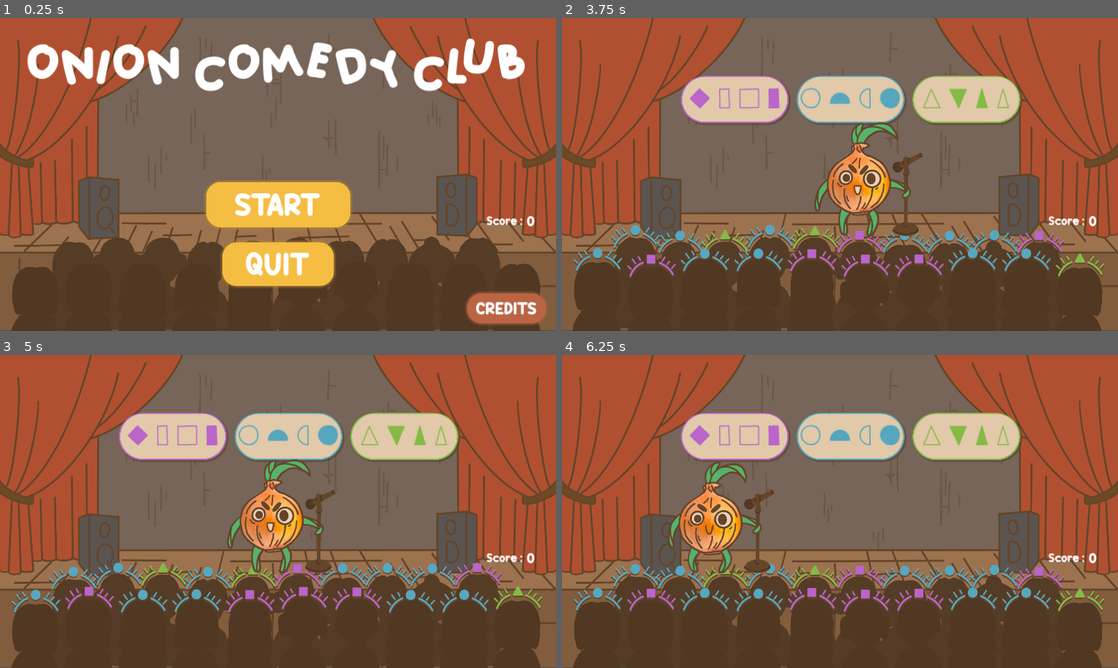
Above: before the commit, frames 1-4 (two rows, left to right).
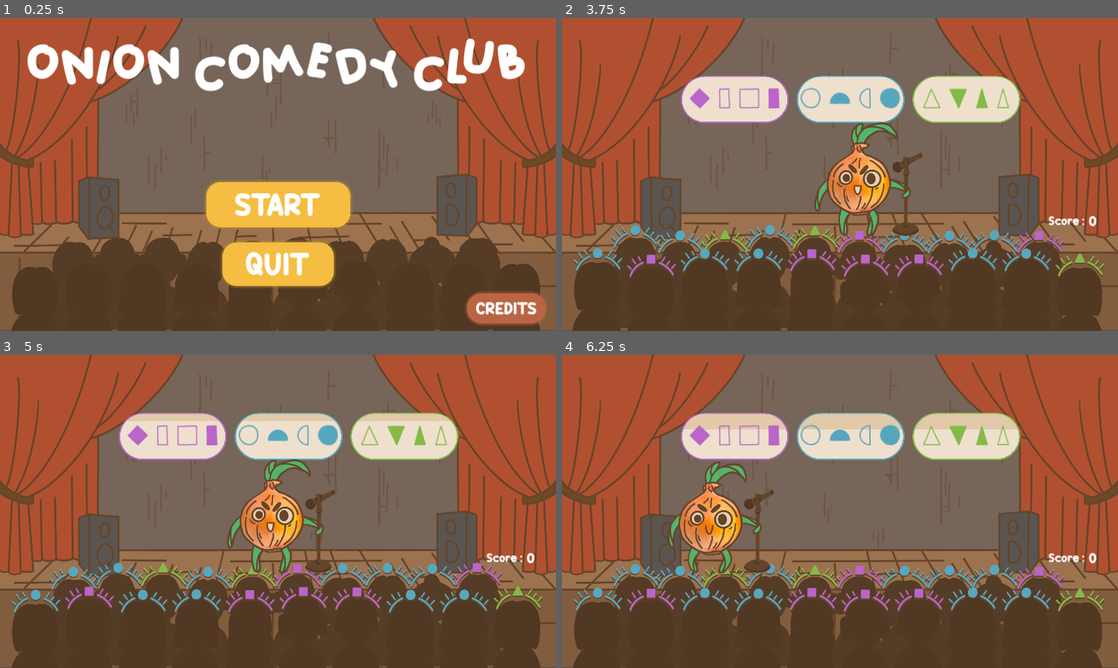
Above: after the commit, the same moments.

Repository: IridescenceFR/GlobalGameJam2024
Game: Godot game, scene res://Scenes/Main.tscn
Two runs of this game, one before a commit and one after it. Both use one fixed random seed, a clock stepped at 60 frames per second and the inputs below.
Inputs:
- Up to frame 1 (0.25 s): no input
- Up to frame 2 (3.75 s): click "START" at 0.5 s; hold Right (move_right) 1.28-2.03 s; hold Left (move_left) 2.03-2.78 s; hold Right (move_right) from 2.78 s (still down)
- Up to frame 3 (5 s): release Right (move_right) at 4.28 s; hold Left (move_left) from 4.28 s (still down)
- Up to frame 4 (6.25 s): keep holding Left (move_left)

The runs differ from the first frame. In frame 1, 0.2% of the frame differs, in the area x 87-97%, y 63-67%; in frame 2, 6.4%, in the area x 21-83%, y 18-34%; in frame 3, 5.4%; in frame 4, 4.1%.

Commit message:
EG:code: exports et chargement

Diff:
--- a/Scenes/bubble.tscn
+++ b/Scenes/bubble.tscn
@@ -1,11 +1,11 @@
-[gd_scene load_steps=6 format=3 uid="uid://ckjq0ruu3ovpt"]
+[gd_scene load_steps=9 format=3 uid="uid://ckjq0ruu3ovpt"]
 
 [ext_resource type="FontFile" uid="uid://bno48nt2c2af0" path="res://assets/GarlicSaltExtras-Regular.otf" id="1_23osm"]
 [ext_resource type="Script" path="res://scripts/bubble.gd" id="1_w28qf"]
 [ext_resource type="AudioStream" uid="uid://b82v7vix1c7aa" path="res://assets/bubble_select.mp3" id="3_foyub"]
 
 [sub_resource type="StyleBoxFlat" id="StyleBoxFlat_mw1h5"]
-bg_color = Color(0.882353, 0.788235, 0.662745, 1)
+bg_color = Color(0.882353, 0.788235, 0.662745, 0)
 border_width_left = 5
 border_width_top = 5
 border_width_right = 5
@@ -16,21 +16,32 @@
 corner_radius_bottom_right = 200
 corner_radius_bottom_left = 200
 corner_detail = 20
-shadow_color = Color(0.333333, 0.258824, 0.180392, 0.568627)
+shadow_color = Color(0.333333, 0.258824, 0.180392, 0)
 shadow_size = 3
 shadow_offset = Vector2(5, 5)
 
 [sub_resource type="StyleBoxEmpty" id="StyleBoxEmpty_ktc1f"]
 
+[sub_resource type="StyleBoxFlat" id="StyleBoxFlat_1hn03"]
+corner_radius_top_left = 200
+corner_radius_top_right = 200
+corner_radius_bottom_right = 200
+corner_radius_bottom_left = 200
+
+[sub_resource type="StyleBoxFlat" id="StyleBoxFlat_kuq0c"]
+bg_color = Color(0.933333, 0.878431, 0.803922, 1)
+
+[sub_resource type="StyleBoxFlat" id="StyleBoxFlat_b6shf"]
+bg_color = Color(0.882353, 0.788235, 0.662745, 1)
+
 [node name="Bubble" type="Button"]
-top_level = true
 clip_children = 2
 offset_left = 246.0
 offset_top = 167.0
 offset_right = 619.0
 offset_bottom = 330.0
 size_flags_vertical = 4
-theme_override_colors/font_color = Color(0.8, 0.847059, 0, 1)
+theme_override_colors/font_color = Color(0, 0, 0, 1)
 theme_override_fonts/font = ExtResource("1_23osm")
 theme_override_font_sizes/font_size = 100
 theme_override_styles/normal = SubResource("StyleBoxFlat_mw1h5")
@@ -42,6 +53,34 @@
 text_direction = 1
 script = ExtResource("1_w28qf")
 
+[node name="Panel" type="Panel" parent="."]
+clip_children = 2
+z_index = -1
+offset_left = 2.0
+offset_top = 2.0
+offset_right = 373.0
+offset_bottom = 161.0
+mouse_filter = 2
+mouse_force_pass_scroll_events = false
+theme_override_styles/panel = SubResource("StyleBoxFlat_1hn03")
+
+[node name="ProgressBar" type="ProgressBar" parent="Panel"]
+show_behind_parent = true
+clip_children = 2
+light_mask = 2
+visibility_layer = 2
+layout_mode = 2
+offset_left = -6.0
+offset_top = -6.0
+offset_right = 376.0
+offset_bottom = 164.0
+mouse_filter = 2
+mouse_force_pass_scroll_events = false
+theme_override_styles/background = SubResource("StyleBoxFlat_kuq0c")
+theme_override_styles/fill = SubResource("StyleBoxFlat_b6shf")
+fill_mode = 2
+show_percentage = false
+
 [node name="hideJoke" type="Timer" parent="."]
 wait_time = 100.0
 one_shot = true
--- a/Scenes/hud.tscn
+++ b/Scenes/hud.tscn
@@ -1660,6 +1660,7 @@
 text = "3"
 
 [node name="ScoreLabel" type="Label" parent="."]
+visible = false
 anchors_preset = 8
 anchor_left = 0.5
 anchor_top = 0.5
--- a/scripts/bubble.gd
+++ b/scripts/bubble.gd
@@ -5,8 +5,12 @@
 var color:int = 0
 
 # Called when the node enters the scene tree for the first time.
-func _ready():
+func _process(delta):
+	fill_progress_bar()
 	pass
+
+func fill_progress_bar():
+	$Panel/ProgressBar.value += 0.22
 
 func _on_pressed():
 	$ClickBubble.play()
Binary file added: OCC.apple-touch-icon.png
Not shown, added: OCC.apple-touch-icon.png.import
Binary file added: OCC.icon.png
Not shown, added: OCC.icon.png.import
Binary file added: OCC.png
Not shown, added: OCC.png.import
Not shown, added: export_presets.cfg
Not shown, added: .DS_Store
Not shown, added: OCC.audio.worklet.js
Not shown, added: OCC.console.exe
Not shown, added: OCC.dmg
Not shown, added: OCC.exe
(and 7 more such lines)
